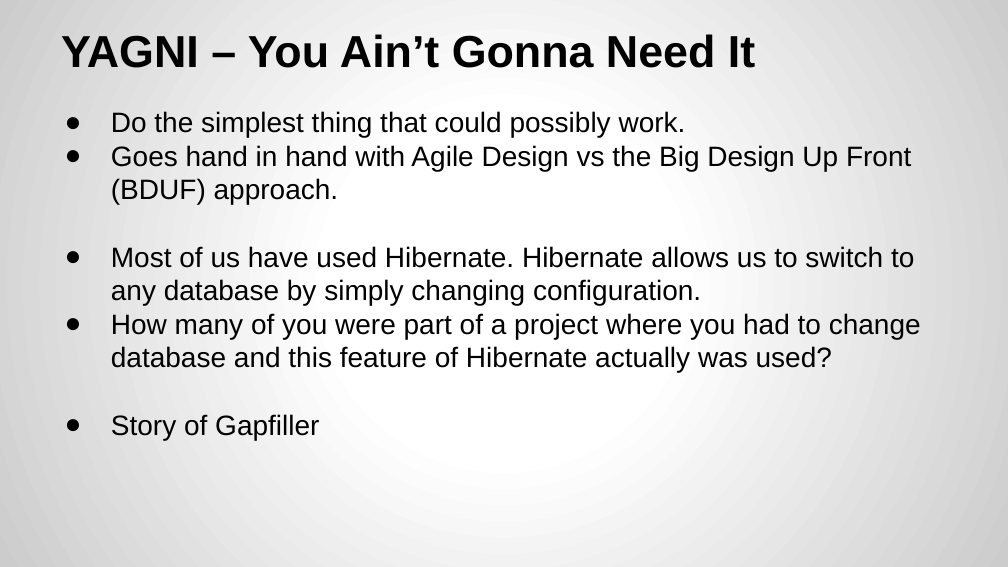
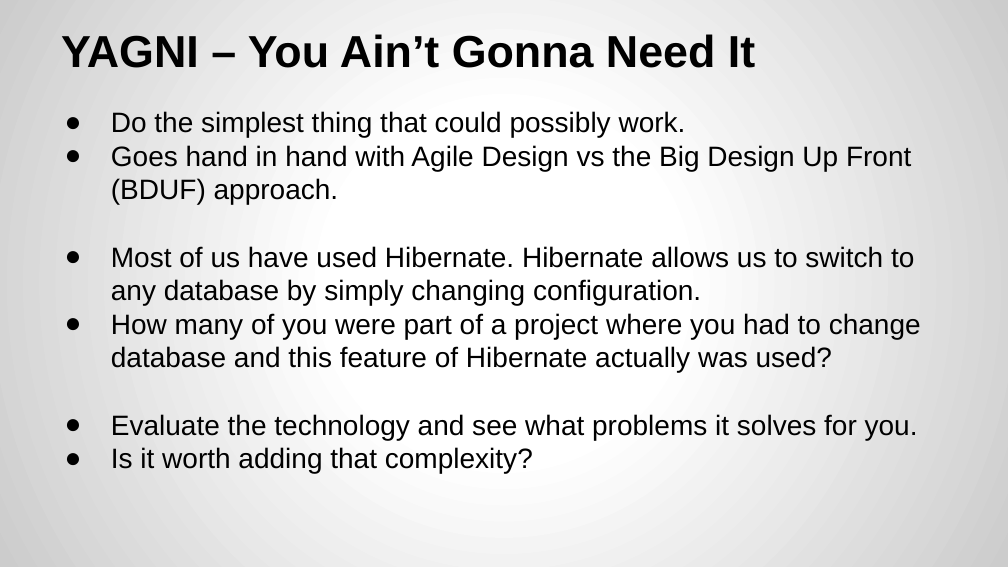
Before and after one commit to yogeshrnaik/presentations, a slide deck: slide 53 of Software Design Principles.pptx. Drawn at 1008x567 pixels with LibreOffice and Linux fonts; fonts in the diff are those of the drawing. Boxes give left, top, right and bottom in pixels: in the first picture for what was removed or moved away, otherwise in the second. Text is boxed around its words. In the diff, an @@ line names an element or a change of style, - is before the commit and + after.

Commit message:
changes

```diff
--- a/Software Design Principles.pptx
+++ b/Software Design Principles.pptx
@@ text at [111,414,918,473]: text changed @@
-● Story of Gapfiller
+● Evaluate the technology and see what problems it solves for you.
+● Is it worth adding that complexity?
```
Also in this commit, not shown: 1 other slide changed.
